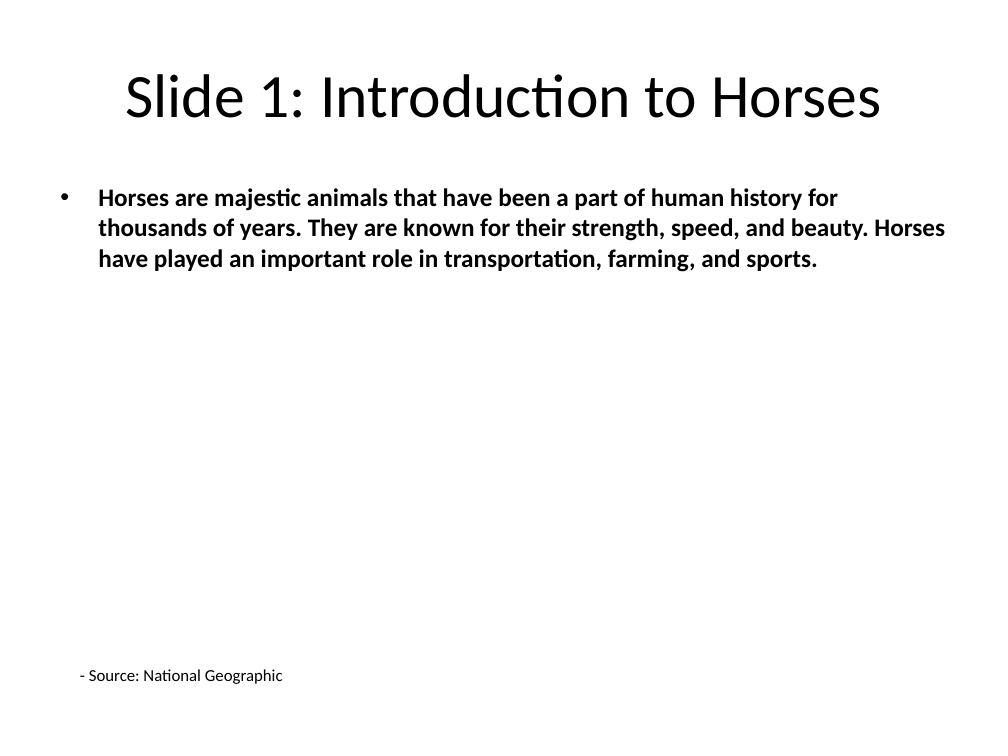
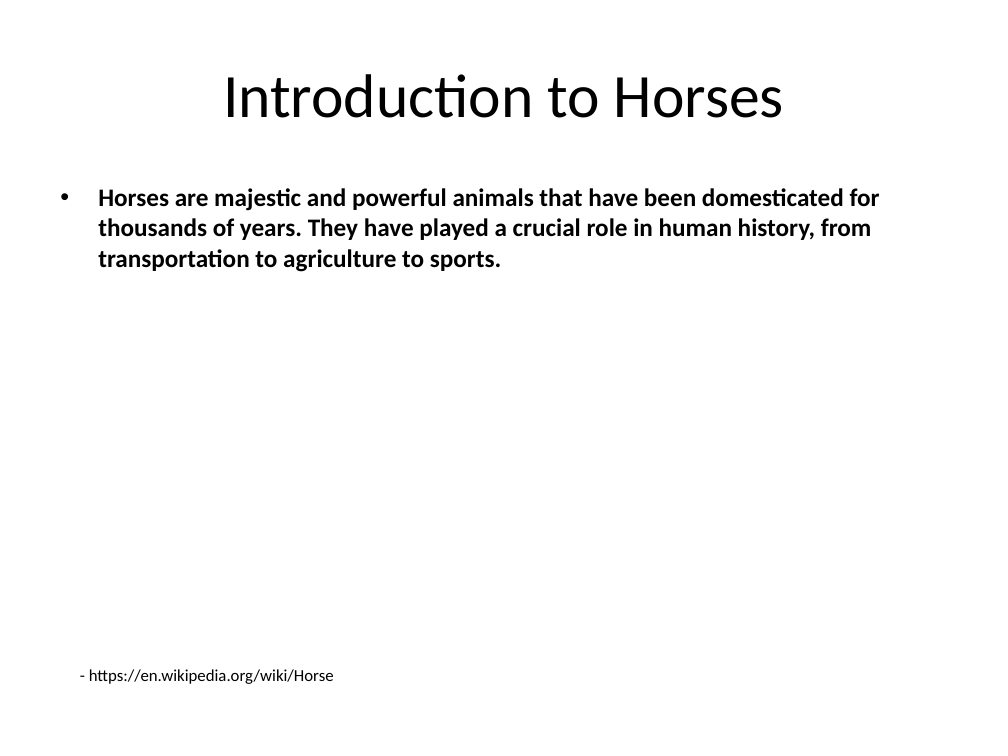
Before and after one commit to infrasvc-magang/test, a slide deck: slide 2 of backend/eksplor_individu/pptmaker-najmi/backend/project/PPTX/Horse_presentation.pptx. Drawn at 1008x756 pixels with LibreOffice and Linux fonts; fonts in the diff are those of the drawing. Boxes give left, top, right and bottom in pixels: in the first picture for what was removed or moved away, otherwise in the second. Text is boxed around its words. In the diff, an @@ line names an element or a change of style, - is before the commit and + after.

```diff
--- a/backend/eksplor_individu/pptmaker-najmi/backend/project/PPTX/Horse_presentation.pptx
+++ b/backend/eksplor_individu/pptmaker-najmi/backend/project/PPTX/Horse_presentation.pptx
@@ title at bbox=[223, 74, 784, 118]: text changed @@
-Slide 1: Introduction to Horses
+Introduction to Horses
@@ text at bbox=[98, 188, 880, 272]: text changed @@
-• Horses are majestic animals that have been a part of human history for thousands of years. They are known for their strength, speed, and beauty. Horses have played an important role in transportation, farming, and sports.
+• Horses are majestic and powerful animals that have been domesticated for thousands of years. They have played a crucial role in human history, from transportation to agriculture to sports.
@@ text at bbox=[89, 669, 334, 684]: text changed @@
-- Source: National Geographic
+- https://en.wikipedia.org/wiki/Horse
```
Also in this commit, not shown: 8 other slides changed, 1 slide added, 1 slide removed, 7 other files.
